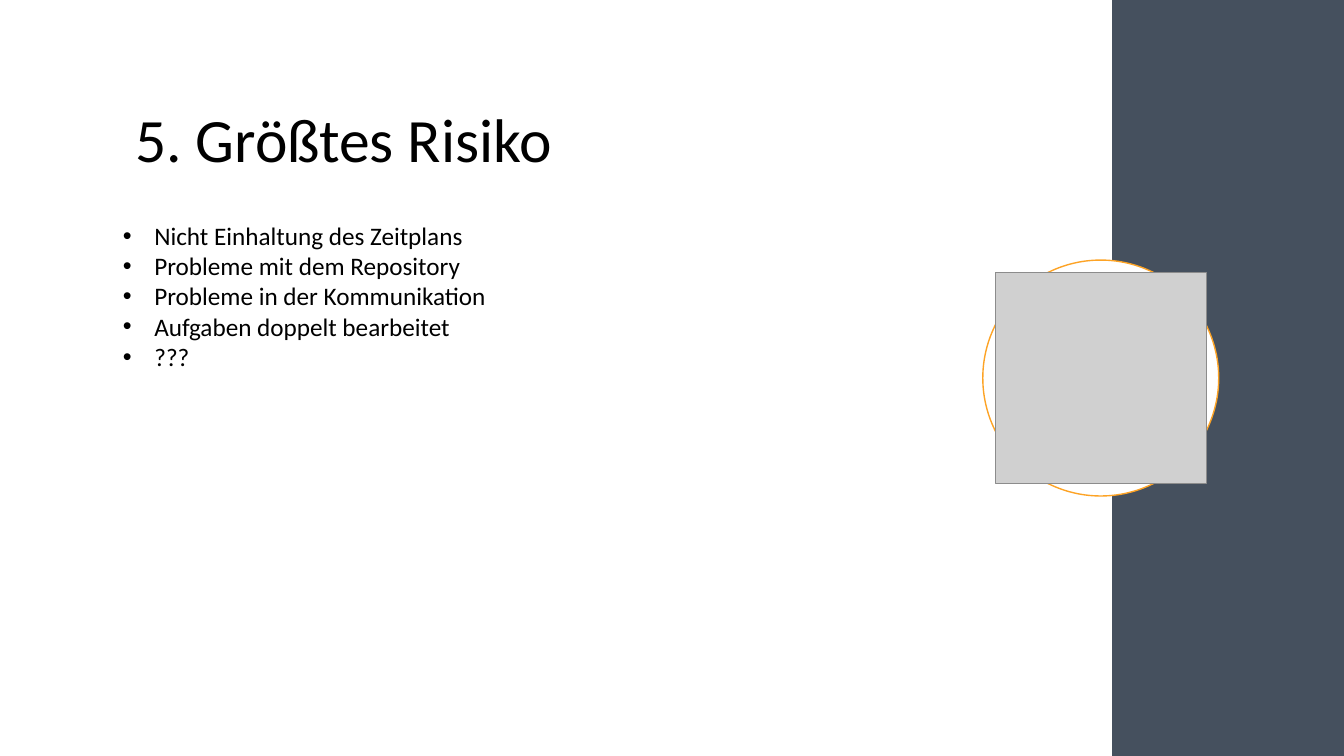
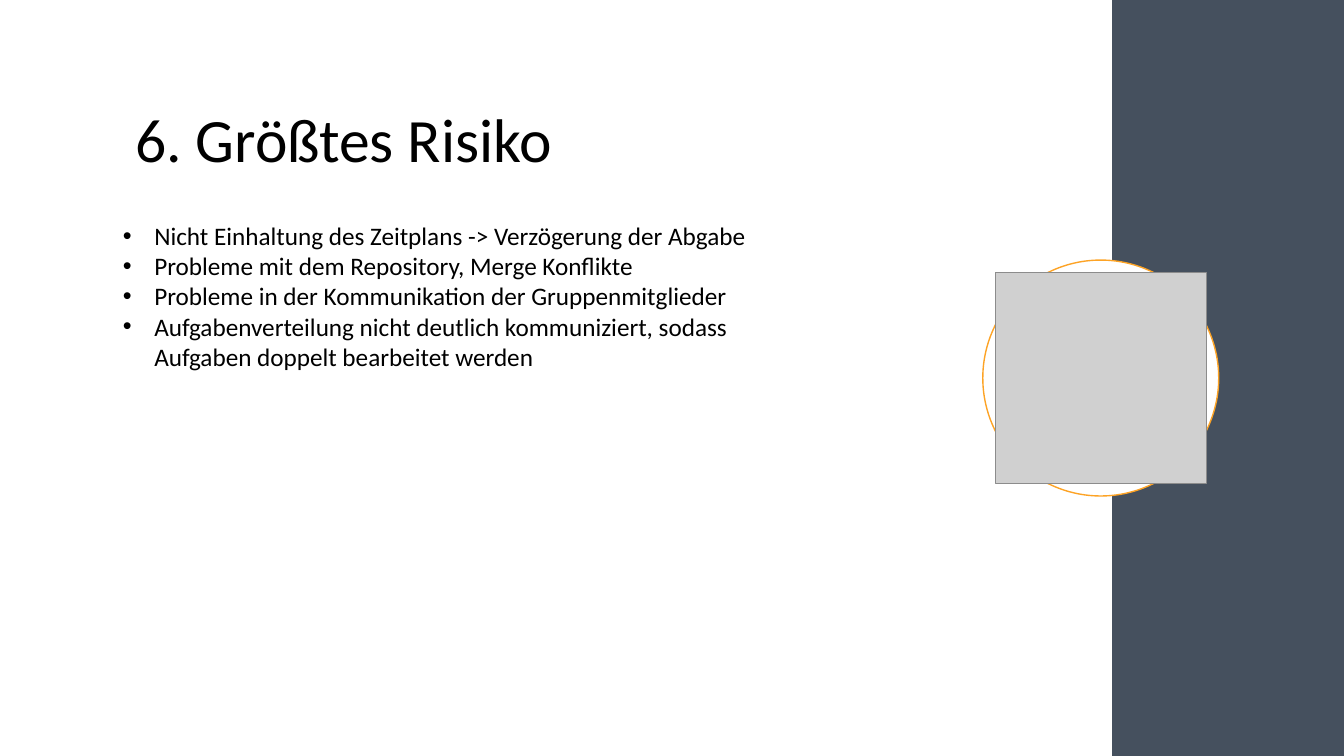
Before and after one commit to CorinnaPfarr/GDV_Kugelbunt, a slide deck: slide 8 of 29-Kugelbunt-Tom_Haupt-Corinna_Pfarr-Mirco_Schlichting-Leon_Schilings.pptx. Drawn at 1344x756 pixels with LibreOffice and Linux fonts; fonts in the diff are those of the drawing; grey boxes stand for pictures. Boxes give left, top, right and bottom in pixels: in the first picture for what was removed or moved away, otherwise in the second. Text is boxed around its words. In the diff, an @@ line names an element or a change of style, - is before the commit and + after.

```diff
--- a/29-Kugelbunt-Tom_Haupt-Corinna_Pfarr-Mirco_Schlichting-Leon_Schilings.pptx
+++ b/29-Kugelbunt-Tom_Haupt-Corinna_Pfarr-Mirco_Schlichting-Leon_Schilings.pptx
@@ title at [135, 119, 552, 163]: text changed @@
-5. Größtes Risiko
+6. Größtes Risiko
@@ text at [154, 227, 745, 371]: text changed @@
-• Nicht Einhaltung des Zeitplans
-• Probleme mit dem Repository
-• Probleme in der Kommunikation
-• Aufgaben doppelt bearbeitet
-• ???
+• Nicht Einhaltung des Zeitplans -> Verzögerung der Abgabe
+• Probleme mit dem Repository, Merge Konflikte
+• Probleme in der Kommunikation der Gruppenmitglieder
+• Aufgabenverteilung nicht deutlich kommuniziert, sodass Aufgaben doppelt bearbeitet werden
```
Also in this commit, not shown: 5 other slides changed, 4 other files.
